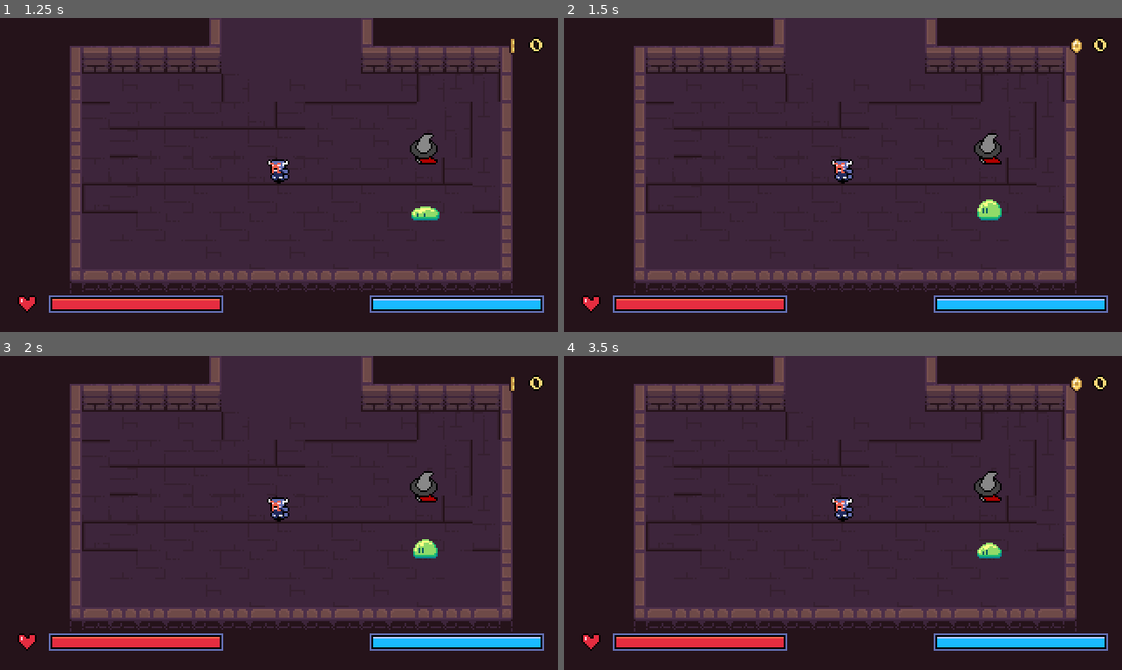
Above: before the commit, frames 1-4 (two rows, left to right).
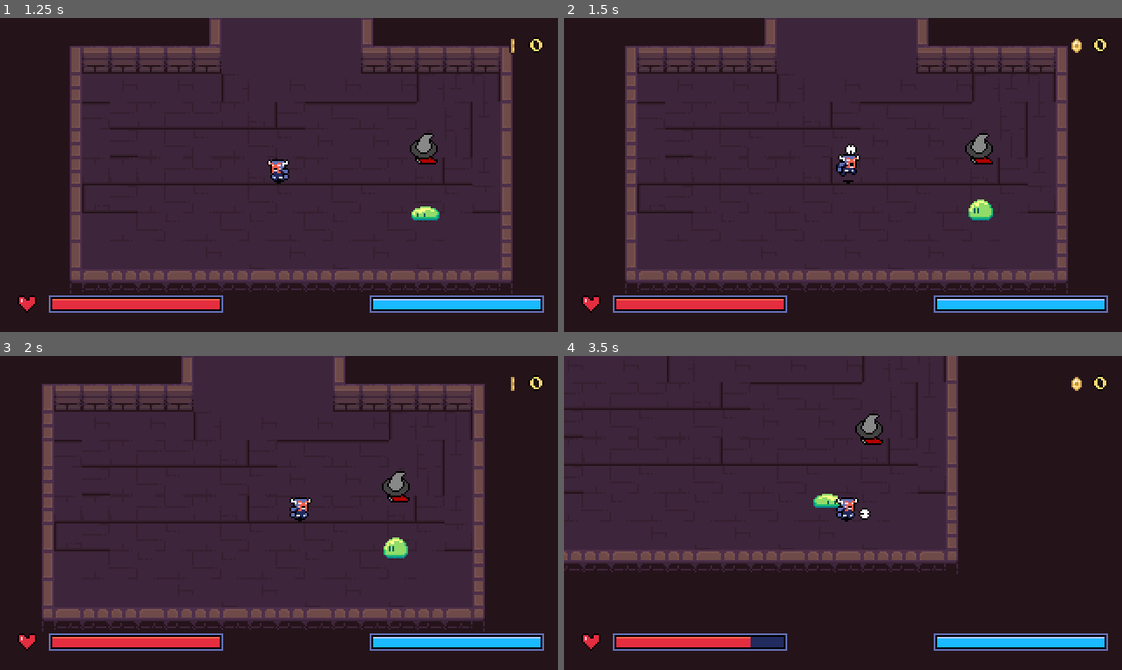
Above: after the commit, the same moments.

Repository: DaEpickid540/haven-2026
Game: Godot game, scene res://Scenes/main.tscn
The game is run twice, just before and just after one commit, with the same random seed, the same clock (stepped at 60 frames per second) and the same inputs.
Inputs (mouse positions are in pixels of both pictures, inside the frame that each line leads up to):
- Up to frame 1 (1.25 s): click "Start Game" at 0.5 s
- Up to frame 2 (1.5 s): move the mouse to (965, 159) at 1.27 s; hold Right (right) from 1.28 s (still down); tap J (attack) at 1.35 s; click (965, 159) at 1.42 s
- Up to frame 3 (2 s): keep holding Right (right)
- Up to frame 4 (3.5 s): move the mouse to (731, 528) at 2.02 s; release Right (right) at 2.03 s; hold Down (down) 2.03-2.78 s; tap J (attack) at 2.1, 3.05 s; move the mouse to (898, 443) at 2.77 s; hold Right (right) from 2.78 s (still down); hold X (dash) from 2.78 s (still down)

Frame 1 is identical in both runs. In frame 2, 9.2% of the frame differs, in the area x 10-92%, y 0-88%; in frame 3, 13%; in frame 4, 41%, in the area x 0-92%, y 0-93%.
Error before the commit: Parse Error: Variable "input_vector" has the same name as a previously declared variable. (res://Scripts/player.gd:23)

Commit message:
Update

Diff:
--- a/Scripts/enemy.gd
+++ b/Scripts/enemy.gd
@@ -2,10 +2,11 @@
 
 const SPEED = 30.0
 
-@export var detected_range = 64
+@export var detected_range = 64.0
 @export var stop_distance := 16.0
 @export var max_health := 3
 @export var contact_damage := 1
+@export var attack_interval := 0.8
 
 @onready var sprite_2d: Sprite2D = $Sprite2D
 @onready var animation_tree: AnimationTree = $AnimationTree
@@ -16,6 +17,7 @@
 var dying = false
 
 var health: int
+var _attack_cooldown := 0.0
 
 func _ready() -> void:
 	dying=false
@@ -23,27 +25,29 @@
 	damage_area.area_entered.connect(_on_damage_area_entered)
 
 func _physics_process(delta: float) -> void:
-	if !dying:
-		var state = playback.get_current_node()
-		match state:
-			"Idle":
-				pass
-			"Chase":
-				var player = get_player()
-				if player is Player:
-					var direction := global_position.direction_to(player.global_position)
-					var distance_to_player := global_position.distance_to(player.global_position)
-					if distance_to_player >= stop_distance:
-						velocity = direction * SPEED
-					else:
-						velocity = Vector2.ZERO
-					if direction.x != 0.0:
-						sprite_2d.scale.x = sign(direction.x) * -1
+	if dying:
+		return
+
+	_attack_cooldown = maxf(_attack_cooldown - delta, 0.0)
+	var state = playback.get_current_node()
+	match state:
+		"Idle":
+			velocity = Vector2.ZERO
+		"Chase":
+			var player = get_player()
+			if player is Player:
+				var direction := global_position.direction_to(player.global_position)
+				var distance_to_player := global_position.distance_to(player.global_position)
+				if distance_to_player > stop_distance:
+					velocity = direction * SPEED
 				else:
 					velocity = Vector2.ZERO
-				move_and_slide()
-	else:
-		animation_player.play("death")
+					_try_attack_player(player)
+				if direction.x != 0.0:
+					sprite_2d.scale.x = sign(direction.x) * -1
+			else:
+				velocity = Vector2.ZERO
+	move_and_slide()
 func get_player() -> Player:
 	return get_tree().get_first_node_in_group("player")
 
@@ -68,12 +72,17 @@
 
 
 func take_damage(amount: int) -> void:
+	if dying:
+		return
+
 	health -= amount
 	if health <= 0:
-		dying=true
+		dying = true
 		velocity = Vector2.ZERO
-		animation_player.play("death")
-		await get_tree().create_timer(1.0).timeout
+		animation_tree.active = false
+		damage_area.set_deferred("monitoring", false)
+		animation_player.play(&"death")
+		await animation_player.animation_finished
 		queue_free()
 		return
 
@@ -83,7 +92,14 @@
 
 
 func _on_damage_area_entered(other_area: Area2D) -> void:
-	velocity = Vector2.ZERO
 	var player := other_area.get_parent() as Player
 	if player != null and other_area.name == "Hurtbox":
-		player.take_damage(contact_damage)
+		_try_attack_player(player)
+
+
+func _try_attack_player(player: Player) -> void:
+	if _attack_cooldown > 0.0:
+		return
+
+	_attack_cooldown = attack_interval
+	player.take_damage(contact_damage)
--- a/Scripts/player.gd
+++ b/Scripts/player.gd
@@ -20,12 +20,9 @@
 @onready var weapon_hitbox: Area2D = $WeaponHitbox
 
 
-var input_vector = Vector2.ZERO
 
 const SPEED = 100.0
-const HURT_COOLDOWN := 0.6
 
-var _hurt_timer := 0.0
 var _enemies_hit_this_attack: Array[Node2D] = []
 
 
@@ -54,7 +51,7 @@
 	var state = playback.get_current_node()
 	match state:
 		"MoveState":
-			move_state()
+			move_state(delta)
 		"AttackState":
 			input_vector = Vector2.ZERO
 			dashing = false
